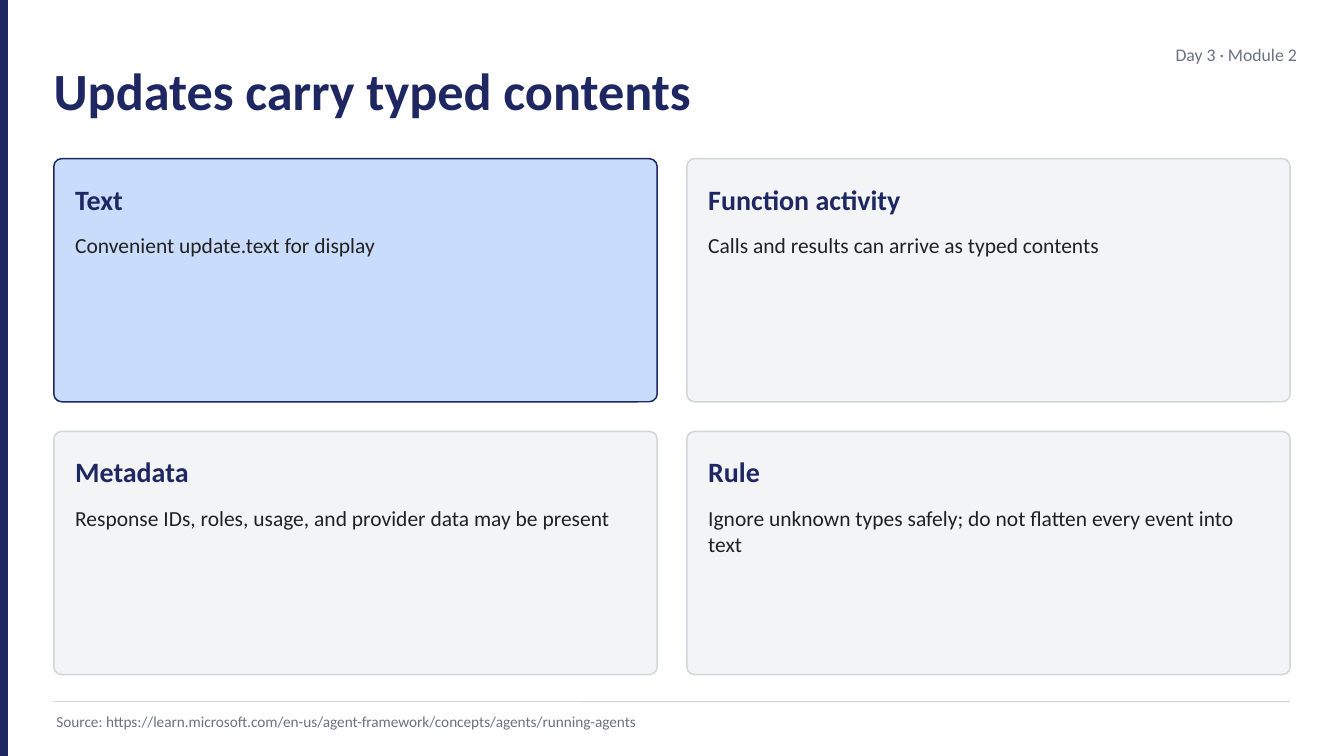
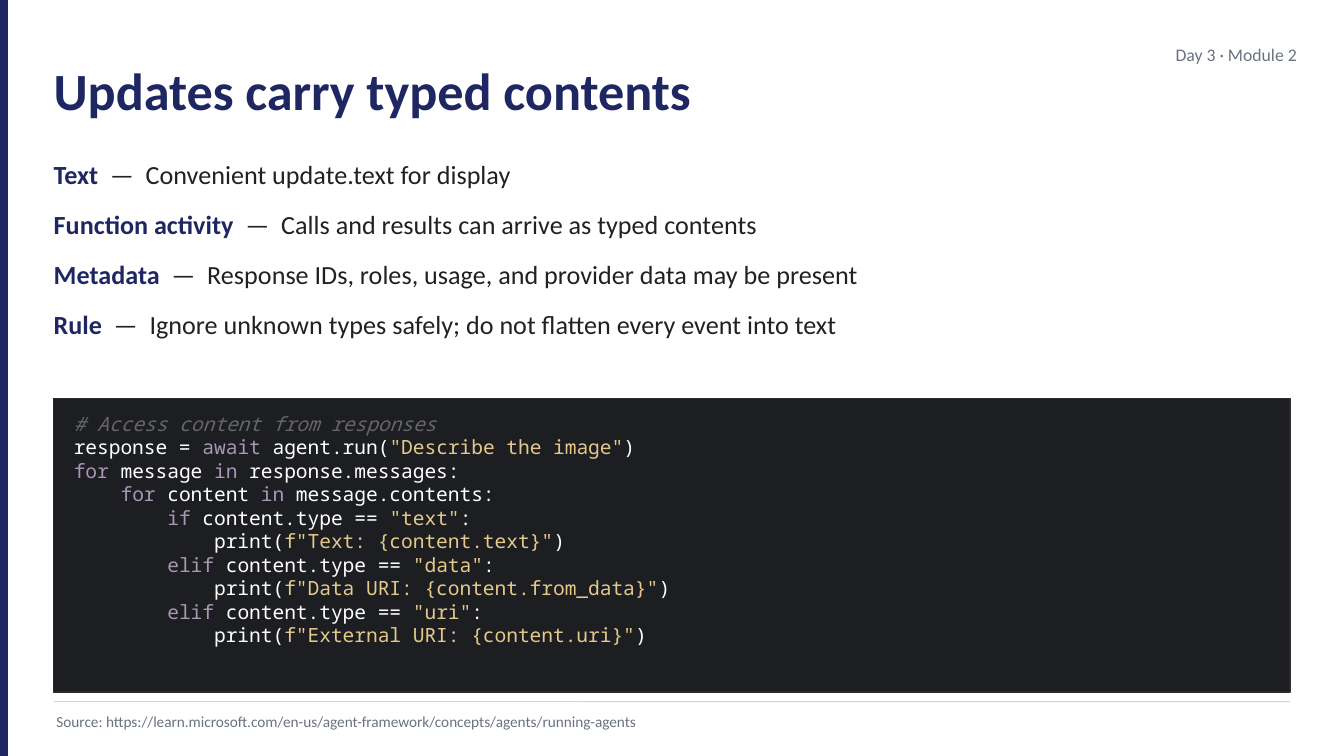
Before and after one commit to JimPiquant/Building-AI-Apps-and-Agents, a slide deck: slide 4 of decks/day3/module-2-streaming-structured.pptx. Drawn at 1344x756 pixels with LibreOffice and Linux fonts; fonts in the diff are those of the drawing. Boxes give left, top, right and bottom in pixels: in the first picture for what was removed or moved away, otherwise in the second. Text is boxed around its words. In the diff, an @@ line names an element or a change of style, - is before the commit and + after.

```diff
--- a/decks/day3/module-2-streaming-structured.pptx
+++ b/decks/day3/module-2-streaming-structured.pptx
@@ rounded rectangle removed at box(54, 159, 657, 402) @@
@@ text added at box(54, 166, 857, 339), 14 pt, text #212121 @@
+• Text — Convenient update.text for display
+• Function activity — Calls and results can arrive as typed contents
+• Metadata — Response IDs, roles, usage, and provider data may be present
+• Rule — Ignore unknown types safely; do not flatten every event into text
@@ rounded rectangle removed at box(687, 159, 1290, 402) @@
@@ text removed at box(75, 192, 123, 210) @@
-Text
@@ text removed at box(708, 190, 901, 215) @@
-Function activity
@@ text removed at box(75, 238, 374, 257) @@
-Convenient update.text for display
@@ text removed at box(708, 238, 1099, 257) @@
-Calls and results can arrive as typed contents
@@ rectangle added at box(54, 398, 1290, 692), fill #1D1E22, outline #2A2B2E 0.75 pt @@
@@ text added at box(74, 416, 671, 647), 10.5 pt, text #FFFFFF @@
+# Access content from responses
+response = await agent.run("Describe the image")
+for message in response.messages:
+for content in message.contents:
+if content.type == "text":
+print(f"Text: {content.text}")
+elif content.type == "data":
+print(f"Data URI: {content.from_data}")
+elif content.type == "uri":
+print(f"External URI: {content.uri}")
@@ rounded rectangle removed at box(54, 431, 657, 675) @@
@@ rounded rectangle removed at box(687, 431, 1290, 675) @@
@@ text removed at box(75, 462, 188, 482) @@
-Metadata
@@ text removed at box(708, 462, 760, 482) @@
-Rule
@@ text removed at box(75, 511, 610, 530) @@
-Response IDs, roles, usage, and provider data may be present
@@ text removed at box(708, 511, 1233, 552) @@
-Ignore unknown types safely; do not flatten every event into text
```
Also in this commit, not shown: 8 other slides changed, 2 slides removed, 28 other files.
